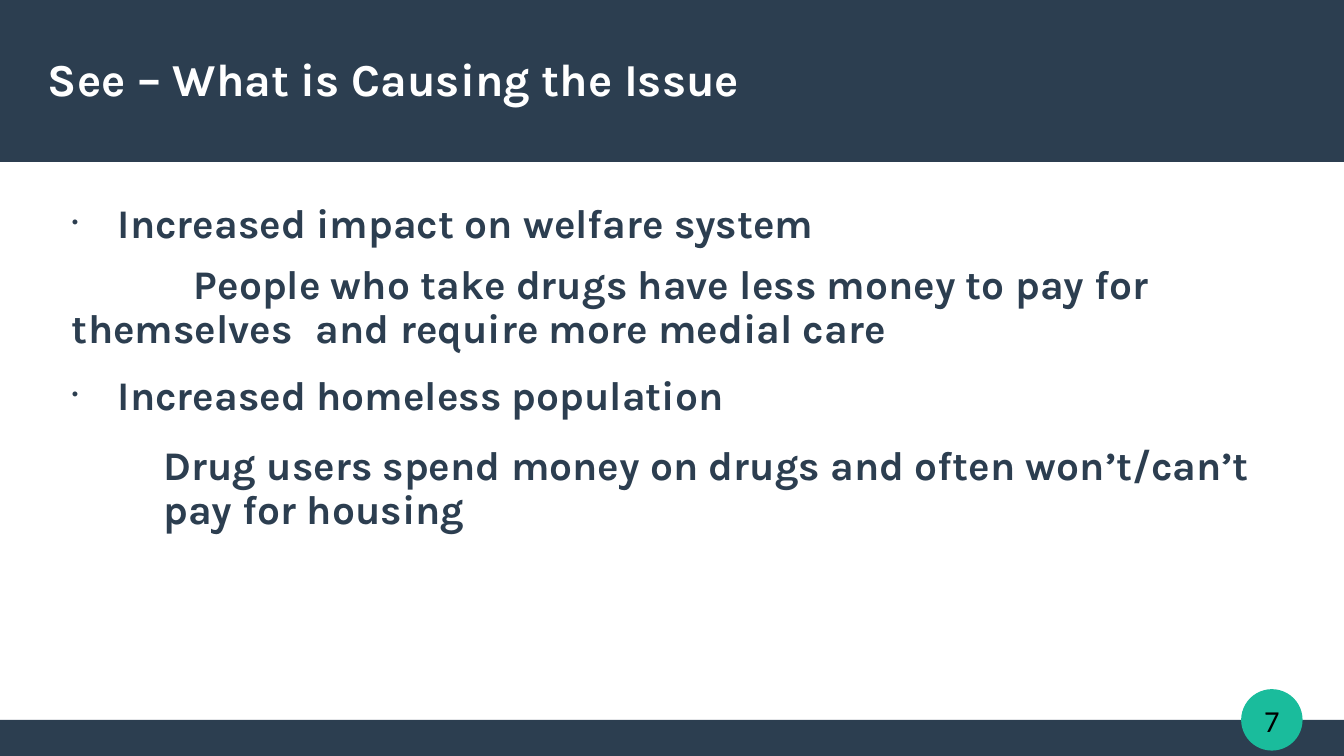
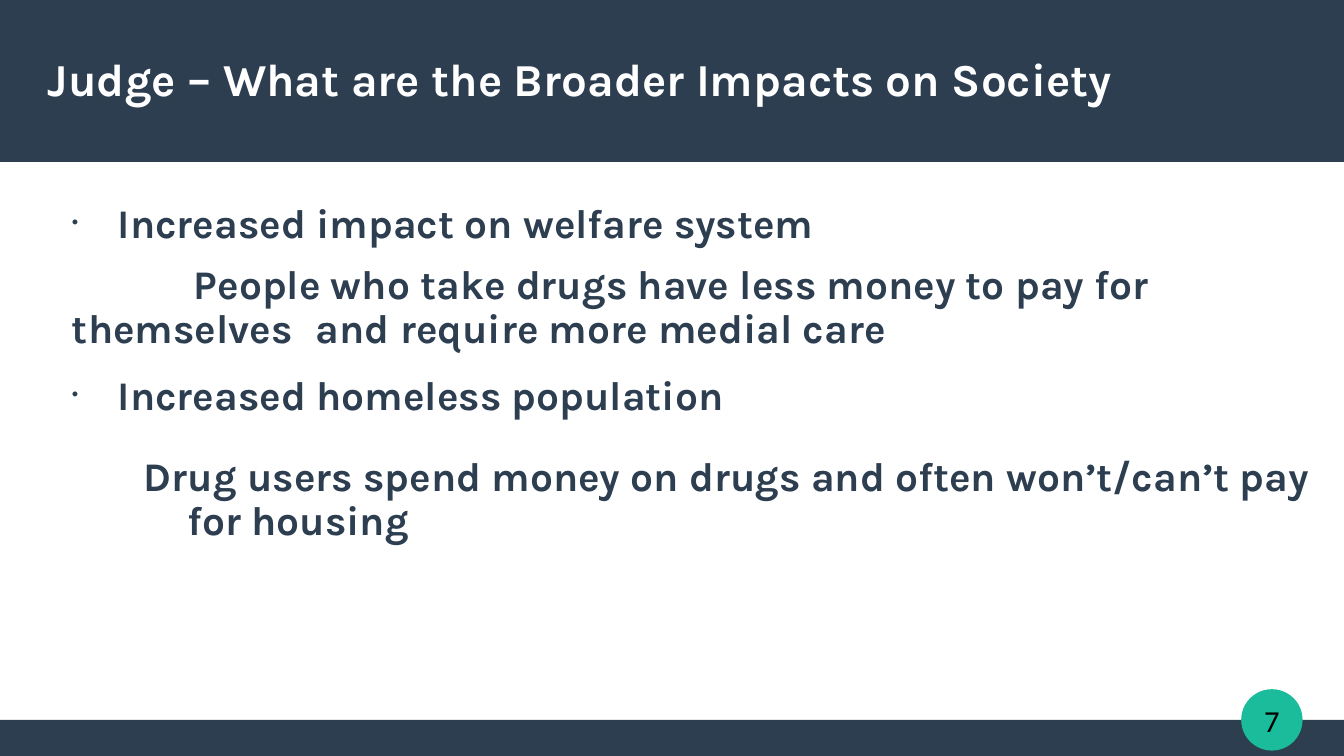
Before and after one commit to CrypticEntity/schoolwork9-10, a slide deck: slide 7 of Religion/t4 assesment.pptx. Drawn at 1344x756 pixels with LibreOffice and Linux fonts; fonts in the diff are those of the drawing. Boxes give left, top, right and bottom in pixels: in the first picture for what was removed or moved away, otherwise in the second. Text is boxed around its words. In the diff, an @@ line names an element or a change of style, - is before the commit and + after.

```diff
--- a/Religion/t4 assesment.pptx
+++ b/Religion/t4 assesment.pptx
@@ title at <box>48,63,1111,107</box>: text changed @@
-See – What is Causing the Issue
+Judge – What are the Broader Impacts on Society
@@ text at <box>72,271,1309,545</box>: list level 2 to 1 in "People who take drugs have ..."; indent changed; more space between paragraphs @@
```
Also in this commit, not shown: 3 other slides changed, 2 slides added, 1 slide removed, 1 other file.
